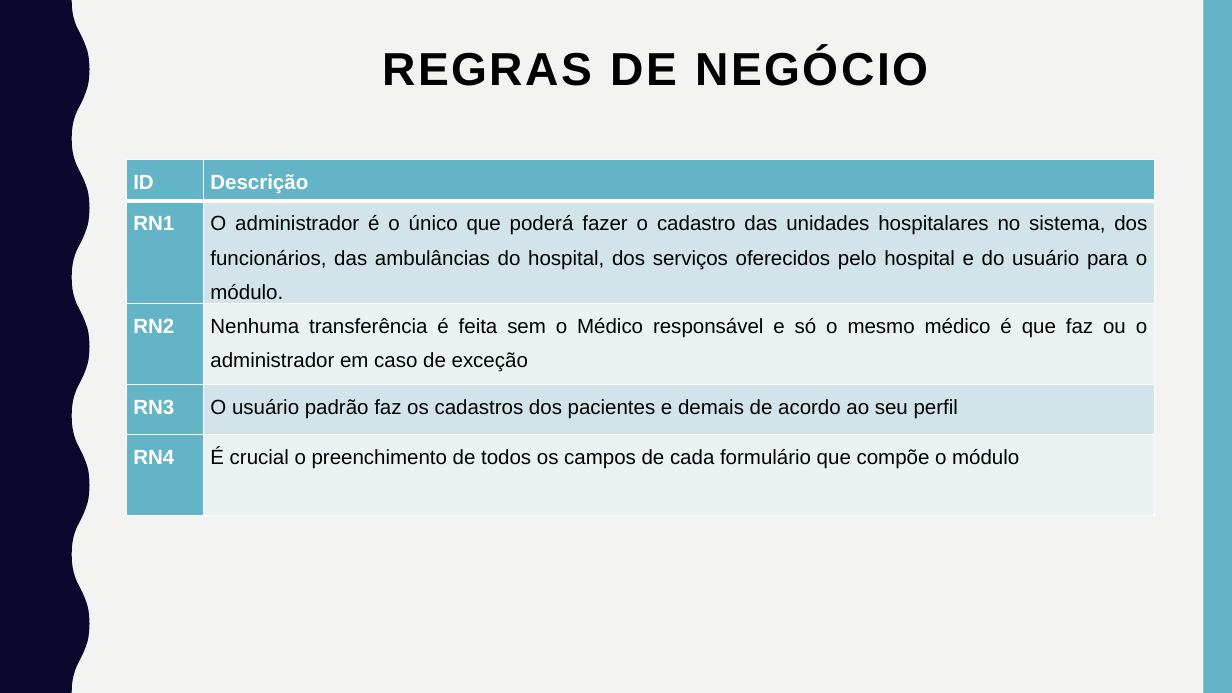
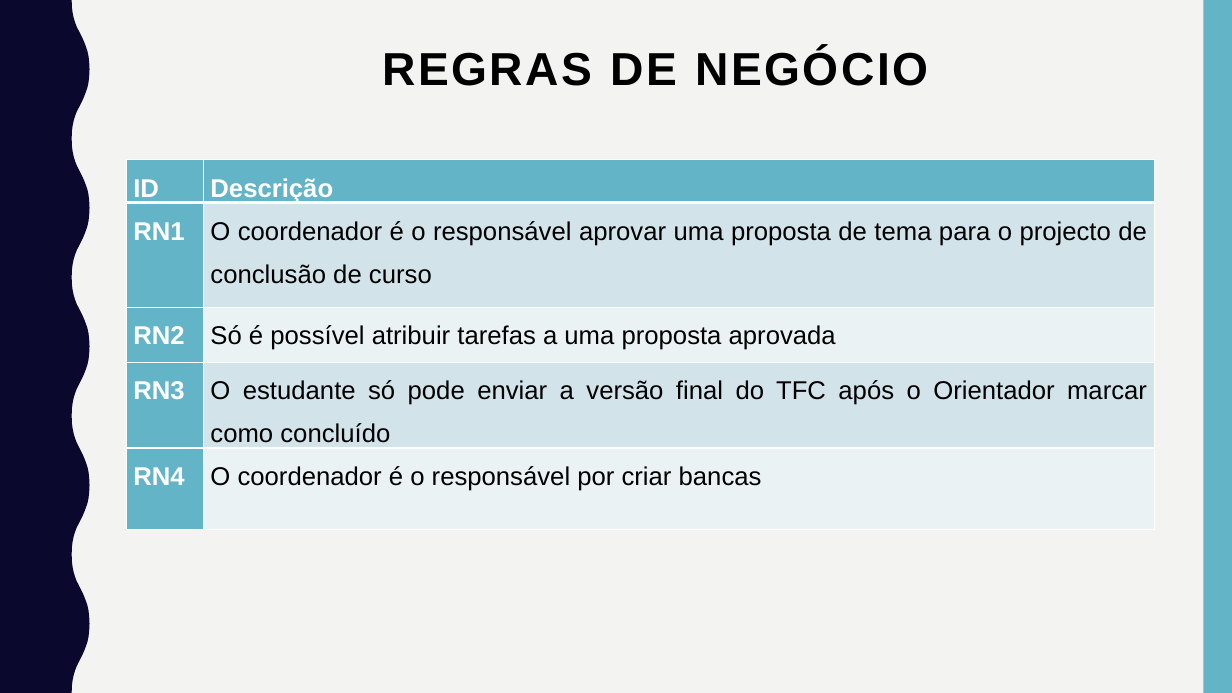
Before and after one commit to adilson-youtube/Relatorio_Sistema_Gestao_TCC, a slide deck: slide 13 of Apresentação/TFC.pptx (slide 16 before the commit). Drawn at 1232x693 pixels with LibreOffice and Linux fonts; fonts in the diff are those of the drawing. Boxes give left, top, right and bottom in pixels: in the first picture for what was removed or moved away, otherwise in the second. Text is boxed around its words. In the diff, an @@ line names an element or a change of style, - is before the commit and + after.

```diff
--- a/Apresentação/TFC.pptx
+++ b/Apresentação/TFC.pptx
@@ table at bbox=[127, 160, 1155, 529] @@
-row 2, column 2: O administrador é o único que poderá fazer o cadastro das unidades hospitalares no sistema, dos funcionários, das ambulâncias do hospital, dos serviços oferecidos pelo hospital e do usuário para o módulo.
+row 2, column 2: O coordenador é o responsável aprovar uma proposta de tema para o projecto de conclusão de curso
-row 3, column 2: Nenhuma transferência é feita sem o Médico responsável e só o mesmo médico é que faz ou o administrador em caso de exceção
+row 3, column 2: Só é possível atribuir tarefas a uma proposta aprovada
-row 4, column 2: O usuário padrão faz os cadastros dos pacientes e demais de acordo ao seu perfil
+row 4, column 2: O estudante só pode enviar a versão final do TFC após o Orientador marcar como concluído
-row 5, column 2: É crucial o preenchimento de todos os campos de cada formulário que compõe o módulo
+row 5, column 2: O coordenador é o responsável por criar bancas
@@ size 16 to 20 pt in "ID", "Descrição", "RN1", "RN2" and 2 more places @@
```
Also in this commit, not shown: 7 other slides changed, 4 slides added, 4 slides removed, 23 other files.
